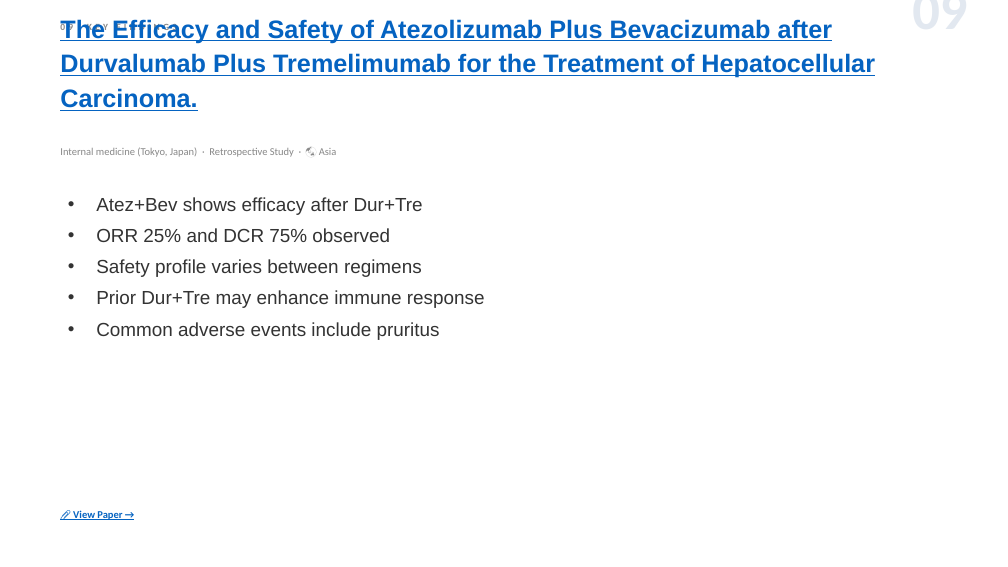
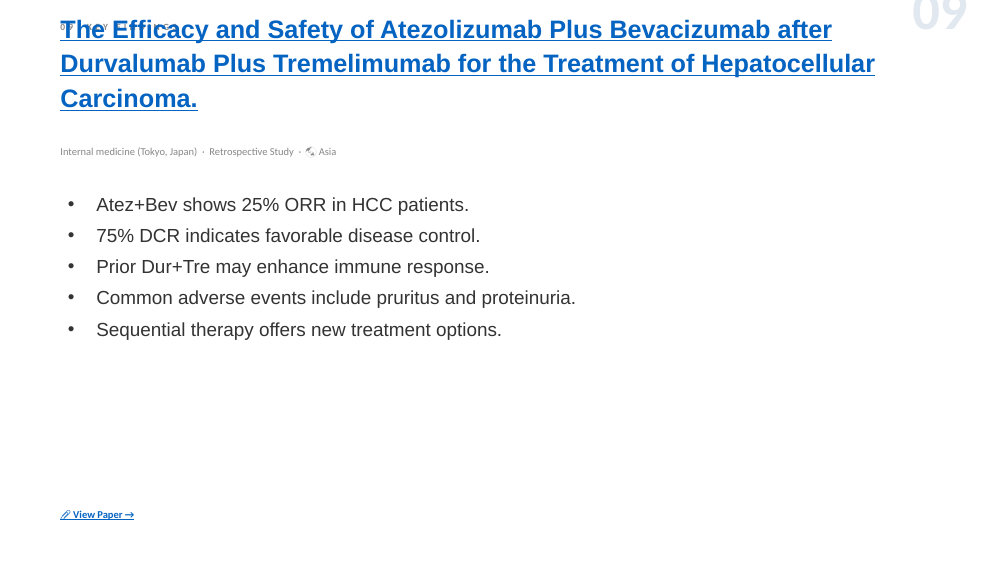
Before and after one commit to jejenhu-maker/hcc-weekly-digest, a slide deck: slide 11 of docs/digest-en.pptx. Drawn at 1008x567 pixels with LibreOffice and Linux fonts; fonts in the diff are those of the drawing. Boxes give left, top, right and bottom in pixels: in the first picture for what was removed or moved away, otherwise in the second. Text is boxed around its words. In the diff, an @@ line names an element or a change of style, - is before the commit and + after.

```diff
--- a/docs/digest-en.pptx
+++ b/docs/digest-en.pptx
@@ text at bbox=[96, 197, 576, 340]: text changed @@
-• Atez+Bev shows efficacy after Dur+Tre
-• ORR 25% and DCR 75% observed
-• Safety profile varies between regimens
-• Prior Dur+Tre may enhance immune response
-• Common adverse events include pruritus
+• Atez+Bev shows 25% ORR in HCC patients.
+• 75% DCR indicates favorable disease control.
+• Prior Dur+Tre may enhance immune response.
+• Common adverse events include pruritus and proteinuria.
+• Sequential therapy offers new treatment options.
```
Also in this commit, not shown: 11 other slides changed, 3 other files.
